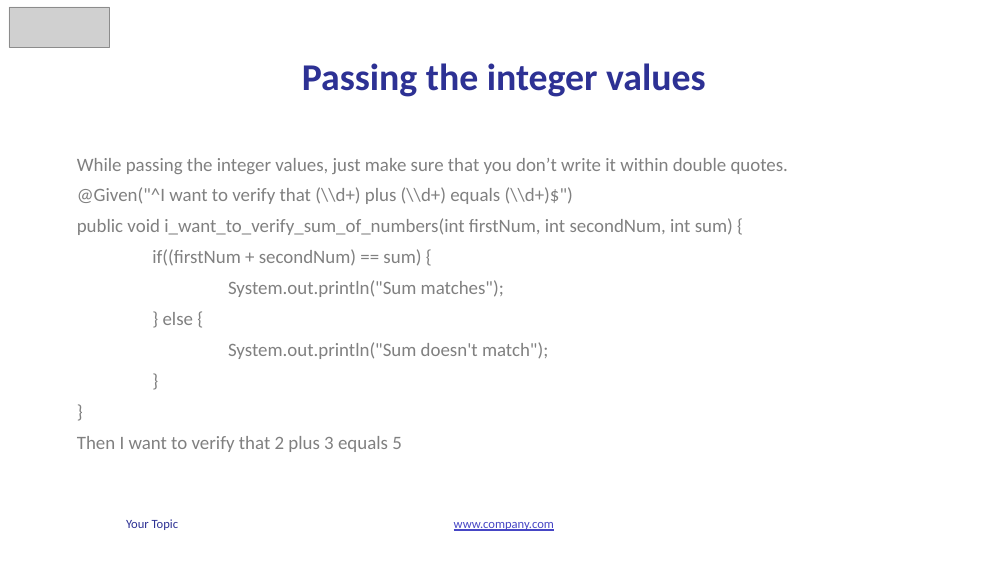
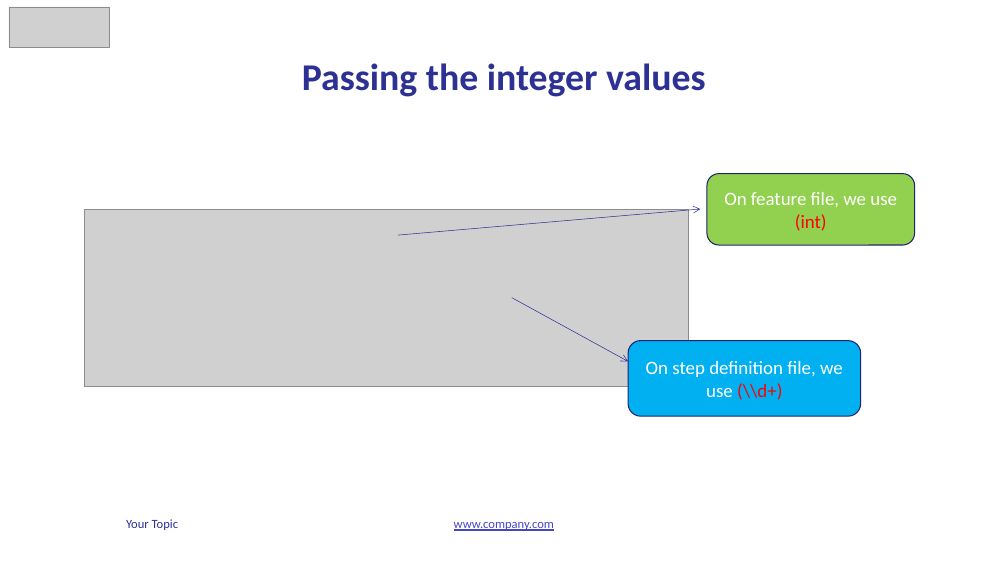
Before and after one commit to vunguyen2588/Cucumber, a slide deck: slide 17 of b4uconference_cucumber_slide.pptx. Drawn at 1008x567 pixels with LibreOffice and Linux fonts; fonts in the diff are those of the drawing; grey boxes stand for pictures. Boxes give left, top, right and bottom in pixels: in the first picture for what was removed or moved away, otherwise in the second. Text is boxed around its words. In the diff, an @@ line names an element or a change of style, - is before the commit and + after.

```diff
--- a/b4uconference_cucumber_slide.pptx
+++ b/b4uconference_cucumber_slide.pptx
@@ text removed at (77, 158, 788, 452) @@
-While passing the integer values, just make sure that you don’t write it within double quotes.
-@Given("^I want to verify that (\\d+) plus (\\d+) equals (\\d+)$")
-public void i_want_to_verify_sum_of_numbers(int firstNum, int secondNum, int sum) {
-if((firstNum + secondNum) == sum) {
-System.out.println("Sum matches");
-} else {
-System.out.println("Sum doesn't match");
-}
-}
-Then I want to verify that 2 plus 3 equals 5
@@ rounded rectangle added at (707, 174, 915, 246), fill #92D050, outline #21246D 1 pt, 18 pt, text #FFFFFF @@
+On feature file, we use (int)
@@ picture added at (85, 209, 689, 386) @@
@@ arrow added from (398, 235) to (700, 209), #2D3194 0.5 pt @@
@@ arrow added from (512, 298) to (628, 361), #2D3194 0.5 pt @@
@@ rounded rectangle added at (628, 341, 861, 417), fill #00B0F0, outline #21246D 1 pt, 18 pt, text #FFFFFF @@
+On step definition file, we use (\\d+)
```
Also in this commit, not shown: 7 other slides changed, 5 other files.
